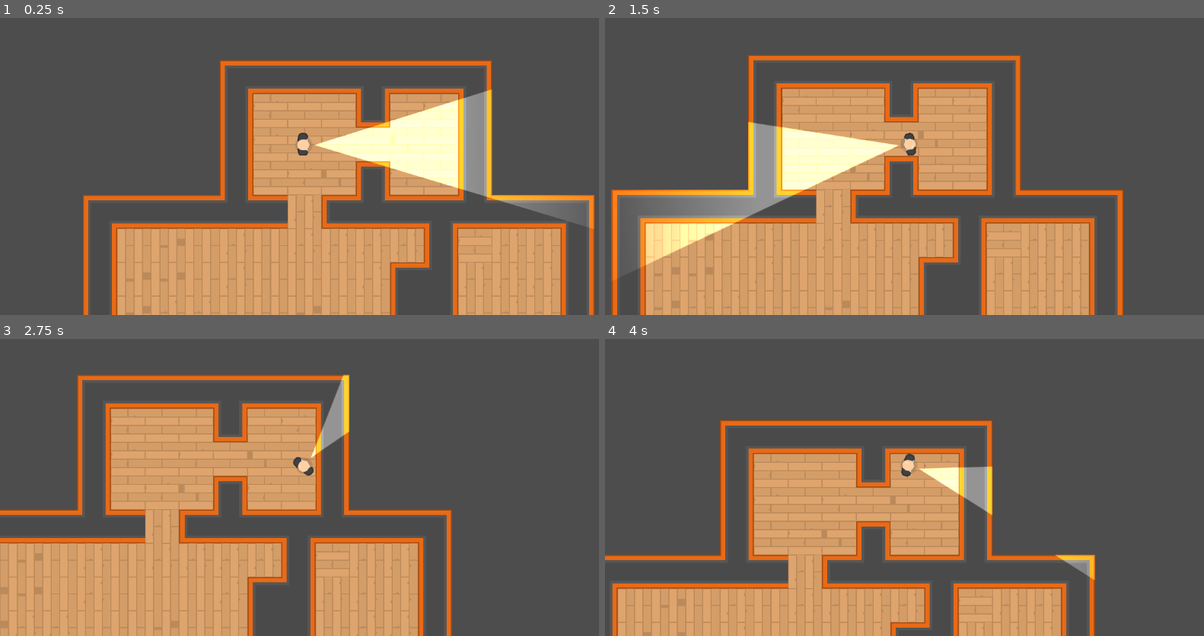
Above: before the commit, frames 1-4 (two rows, left to right).
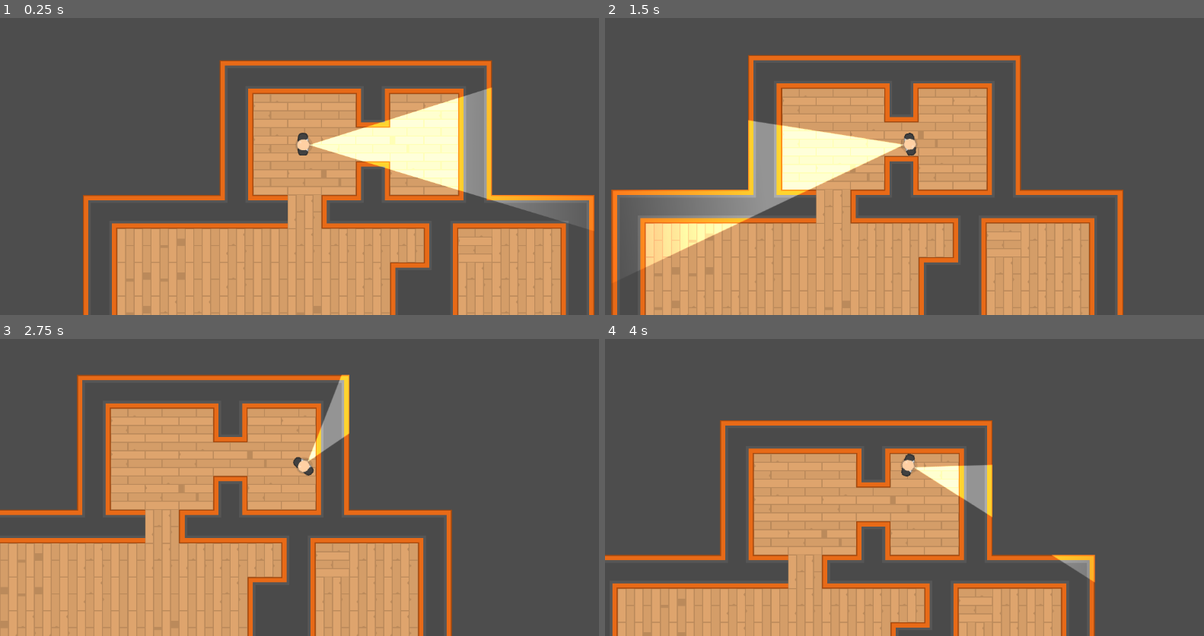
Above: after the commit, the same moments.

Repository: kui-v/HeistMeisters
Game: Godot game, scene res://levels/template_level.tscn
Same seed, same stepped clock (60 frames per second), same inputs: the game is played once before the commit and once after it. The project has no main scene, so this scene is started directly.
Inputs (mouse positions are in pixels of both pictures, inside the frame that each line leads up to):
- Up to frame 1 (0.25 s): no input
- Up to frame 2 (1.5 s): tap Enter at 0.5 s; move the mouse to (1042, 127) at 0.52 s; hold D (move_right) 0.53-1.28 s; move the mouse to (784, 160) at 1.27 s; hold S (move_down) from 1.28 s (still down)
- Up to frame 3 (2.75 s): tap Space at 2 s; move the mouse to (365, 389) at 2.02 s; release S (move_down) at 2.03 s; hold D (move_right) from 2.03 s (still down)
- Up to frame 4 (4 s): move the mouse to (880, 535) at 2.77 s; release D (move_right) at 2.78 s; hold W (move_up) 2.78-3.53 s; move the mouse to (1090, 517) at 3.52 s; hold A (move_left) from 3.53 s (still down)

The runs differ from the first frame. In frame 1, 0.5% of the frame differs, in the area x 51-100%, y 23-72%; in frame 2, 0.6%, in the area x 5-50%, y 34-85%; in frame 3, 0.2%; in frame 4, 0.3%.

Commit message:
added players and camera scene

Diff:
--- /dev/null
+++ b/characters/npc/camera.tscn
@@ -0,0 +1,59 @@
+[gd_scene load_steps=7 format=3 uid="uid://dgt7tdyor61nv"]
+
+[ext_resource type="Texture2D" uid="uid://crjuirg3udxyv" path="res://assets/GFX/PNG/Tiles/tile_463.png" id="1_g4wp4"]
+[ext_resource type="Texture2D" uid="uid://dkdmv86kqtqb1" path="res://assets/GFX/PNG/Tiles/tile_536.png" id="2_kninq"]
+[ext_resource type="PackedScene" uid="uid://dx0c1ugu5hwoq" path="res://lightmaps/torch.tscn" id="3_6y853"]
+
+[sub_resource type="RectangleShape2D" id="RectangleShape2D_ogmxx"]
+
+[sub_resource type="Animation" id="Animation_6r2mq"]
+resource_name = "camera_rotation"
+length = 12.0
+loop_mode = 1
+step = 0.5
+tracks/0/type = "value"
+tracks/0/imported = false
+tracks/0/enabled = true
+tracks/0/path = NodePath(".:rotation")
+tracks/0/interp = 1
+tracks/0/loop_wrap = true
+tracks/0/keys = {
+"times": PackedFloat32Array(0, 2, 4, 6, 8, 10, 12),
+"transitions": PackedFloat32Array(1, 1, 1, 1, 1, 1, 1),
+"update": 0,
+"values": [1.5708, 0.872665, 0.872665, 1.5708, 2.26893, 2.26893, 1.5708]
+}
+
+[sub_resource type="AnimationLibrary" id="AnimationLibrary_eputr"]
+_data = {
+"camera_rotation": SubResource("Animation_6r2mq")
+}
+
+[node name="Camera" type="Node2D"]
+
+[node name="ArmSprite" type="Sprite2D" parent="."]
+position = Vector2(7, 0)
+scale = Vector2(0.28125, 0.5)
+texture = ExtResource("1_g4wp4")
+
+[node name="CameraBody" type="CharacterBody2D" parent="."]
+position = Vector2(26, 0)
+rotation = 0.981748
+metadata/_edit_group_ = true
+
+[node name="BodySprite" type="Sprite2D" parent="CameraBody"]
+scale = Vector2(0.5, 0.5)
+texture = ExtResource("2_kninq")
+
+[node name="CollisionShape2D" type="CollisionShape2D" parent="CameraBody"]
+shape = SubResource("RectangleShape2D_ogmxx")
+disabled = true
+
+[node name="Torch" parent="CameraBody" instance=ExtResource("3_6y853")]
+rotation = -1.5708
+
+[node name="AnimationPlayer" type="AnimationPlayer" parent="CameraBody"]
+autoplay = "camera_rotation"
+libraries = {
+"": SubResource("AnimationLibrary_eputr")
+}
--- a/characters/player.gd
+++ b/characters/player.gd
@@ -21,3 +21,8 @@
 		velocity.x = clamp(velocity.x - SPEED, -MAX_SPEED, 0)
 	else:
 		velocity.x = lerp(velocity.x, 0.0, FRICTION)
+
+
+func _input(event):
+	if Input.is_action_just_pressed("torch_toggle"):
+		$Torch.enabled = not $Torch.enabled
--- a/characters/player.tscn
+++ b/characters/player.tscn
@@ -13,5 +13,7 @@
 
 [node name="Camera2D" type="Camera2D" parent="." index="2"]
 
-[node name="Torch" parent="." index="3" instance=ExtResource("4_jm0fp")]
-position = Vector2(335, 0)
+[node name="Torch" parent="." index="4" instance=ExtResource("4_jm0fp")]
+position = Vector2(10, 0)
+scale = Vector2(0.995313, 1)
+offset = Vector2(315, 0)
--- a/characters/template_character.tscn
+++ b/characters/template_character.tscn
@@ -1,10 +1,14 @@
-[gd_scene load_steps=4 format=3 uid="uid://r7ssx37dnral"]
+[gd_scene load_steps=5 format=3 uid="uid://r7ssx37dnral"]
 
 [ext_resource type="Texture2D" uid="uid://3c2y48k4ypje" path="res://assets/GFX/PNG/Man Red/manRed_stand.png" id="1_hmq7w"]
 [ext_resource type="Script" path="res://characters/template_character.gd" id="1_ormqf"]
 
 [sub_resource type="CapsuleShape2D" id="CapsuleShape2D_geuif"]
 height = 44.0
+
+[sub_resource type="OccluderPolygon2D" id="OccluderPolygon2D_hqyqq"]
+cull_mode = 1
+polygon = PackedVector2Array(-9, -19, -12, -15, -12, -10, -12, 7, -12, 14, -9, 19, -2, 22, 5, 20, 7, 16, 9, 8, 9, 0, 9, -7, 8, -15, 4, -20, 0, -22, -5, -22)
 
 [node name="TemplateCharacter" type="CharacterBody2D"]
 script = ExtResource("1_ormqf")
@@ -15,3 +19,6 @@
 [node name="CollisionShape2D" type="CollisionShape2D" parent="."]
 position = Vector2(-2, 0)
 shape = SubResource("CapsuleShape2D_geuif")
+
+[node name="LightOccluder2D" type="LightOccluder2D" parent="."]
+occluder = SubResource("OccluderPolygon2D_hqyqq")
